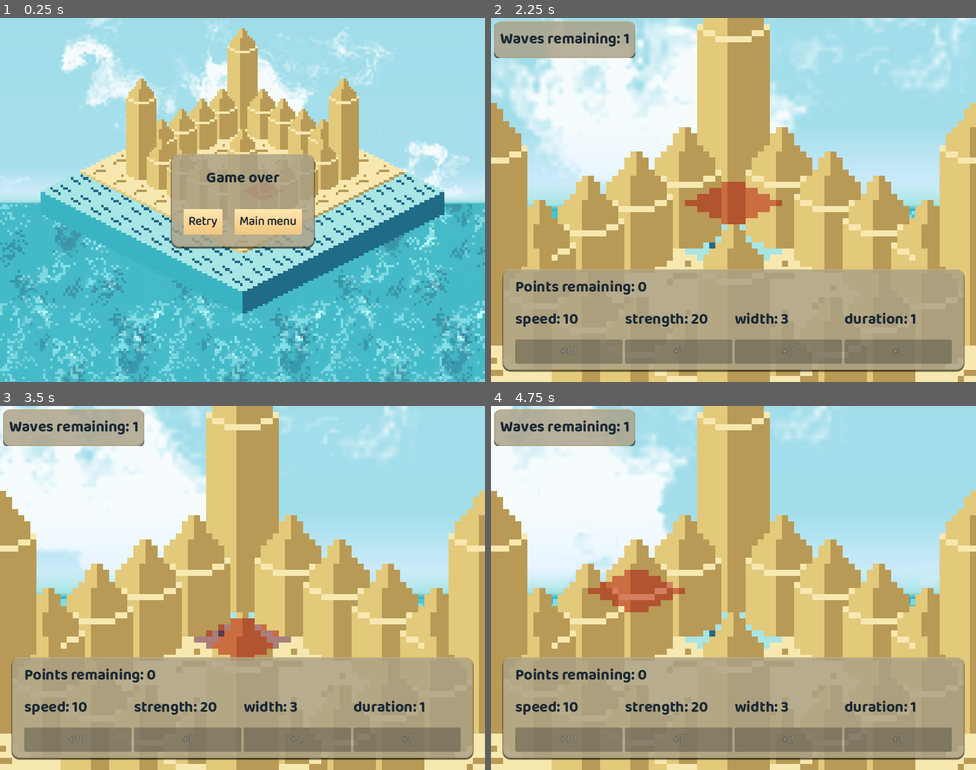
Above: before the commit, frames 1-4 (two rows, left to right).
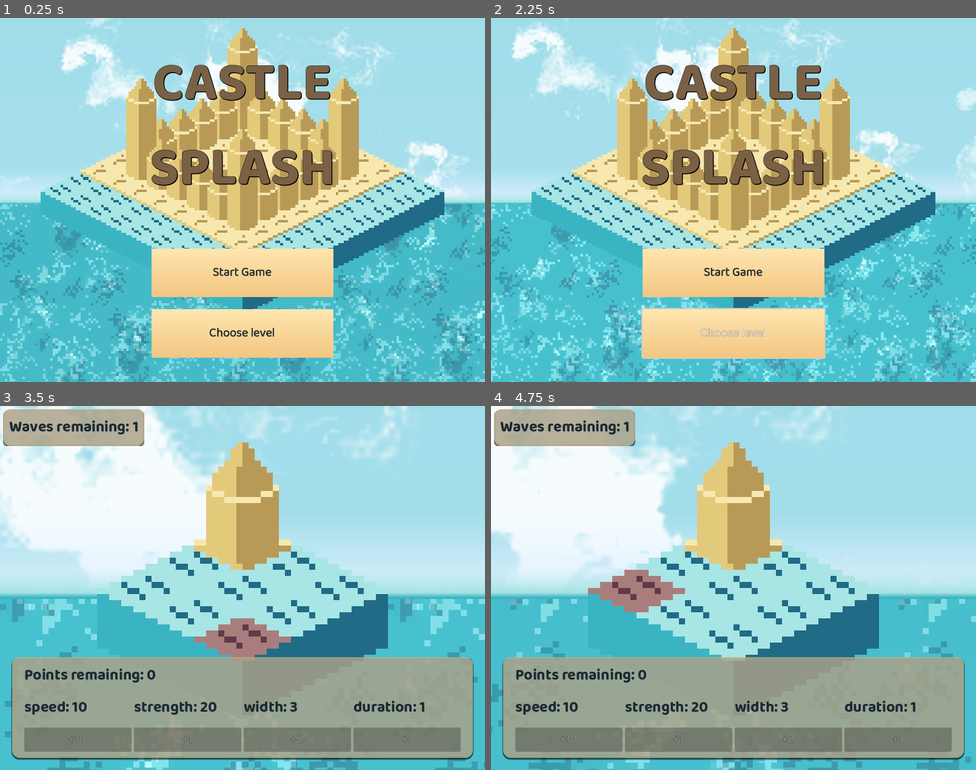
Above: after the commit, the same moments.

Repository: macmist/game-off-2025-waves
Game: Godot game, scene res://main_menu.tscn
Two runs of this game, one before a commit and one after it. Both use one fixed random seed, a clock stepped at 60 frames per second and the inputs below. Before the commit the project starts from res://scene.tscn.
Inputs (mouse positions are in pixels of both pictures, inside the frame that each line leads up to):
- Up to frame 1 (0.25 s): no input
- Up to frame 2 (2.25 s): click (757, 221) at 0.5 s, where only the run before the commit has a clickable "Main menu"; click (733, 334) at 1.25 s, where only the run after the commit has a clickable "Choose level"; click (694, 221) at 2 s, where only the run before the commit has a clickable "Retry"
- Up to frame 3 (3.5 s): click (242, 660) at 2.75 s, where only the run after the commit has a clickable "Start Game"
- Up to frame 4 (4.75 s): move the mouse to (840, 569) at 3.52 s; click (840, 569) at 3.67 s; move the mouse to (636, 606) at 4.27 s; click (636, 606) at 4.42 s

The runs differ from the first frame. In frame 1, 20% of the frame differs, in the area x 31-69%, y 12-94%; in frame 2, 81%, in the area x 0-100%, y 0-100%; in frame 3, 47%; in frame 4, 47%.

Commit message:
feat: added scene switchingbetween main menu and game

Diff:
--- a/scene.tscn
+++ b/game_scene.tscn
@@ -27,7 +27,6 @@
 script = ExtResource("1_xlmfs")
 
 [node name="InGameMenu" parent="." instance=ExtResource("1_kvf8t")]
-visible = false
 
 [node name="SkyBackground" parent="." instance=ExtResource("3_c7nnf")]
 
@@ -63,6 +62,7 @@
 position = Vector2(124, 73)
 ocean_sprite = NodePath("../Ocean")
 horizon = NodePath("../Horizon")
+main_menu = false
 
 [node name="ParallaxBackground" type="ParallaxBackground" parent="."]
 
@@ -76,6 +76,7 @@
 texture = SubResource("CanvasTexture_7o5go")
 
 [node name="Game Over" parent="." instance=ExtResource("10_kmn2t")]
+visible = false
 
 [node name="Level Clear" parent="." instance=ExtResource("11_1pchb")]
 visible = false
--- a/level_generator.gd
+++ b/level_generator.gd
@@ -83,6 +83,8 @@
 func _ready() -> void:
 	if main_menu:
 		setup_main_menu()
+	else:
+		setup(Game.level.current)
 
 
 func setup_main_menu():
--- /dev/null
+++ b/main_menu.gd
@@ -0,0 +1,7 @@
+extends Node2D
+
+const GAME_SCENE = "res://game_scene.tscn"
+
+func _on_start_pressed() -> void:
+	Game.level.current = 0
+	get_tree().change_scene_to_file(GAME_SCENE)
--- a/main_menu.tscn
+++ b/main_menu.tscn
@@ -1,6 +1,6 @@
 [gd_scene load_steps=10 format=3 uid="uid://f8ai2ql5oe8h"]
 
-[ext_resource type="Script" path="res://game_controller.gd" id="1_35a2i"]
+[ext_resource type="Script" path="res://main_menu.gd" id="1_jrvm2"]
 [ext_resource type="PackedScene" uid="uid://bjbne260tsm63" path="res://components/SkyBackground.tscn" id="3_5j6mk"]
 [ext_resource type="PackedScene" uid="uid://ny78w53hk7bn" path="res://ocean.tscn" id="4_x2bk6"]
 [ext_resource type="FontFile" uid="uid://bjerha4gn6v7p" path="res://fonts/Baloo2-Bold.ttf" id="5_mgcli"]
@@ -28,7 +28,7 @@
 shadow_color = Color(0, 0, 0, 1)
 
 [node name="root" type="Node2D"]
-script = ExtResource("1_35a2i")
+script = ExtResource("1_jrvm2")
 
 [node name="SkyBackground" parent="." instance=ExtResource("3_5j6mk")]
 
@@ -96,12 +96,14 @@
 theme_override_constants/separation = 20
 alignment = 1
 
-[node name="Button" type="Button" parent="MainMenu/Control/MarginContainer/VBoxContainer"]
+[node name="Start" type="Button" parent="MainMenu/Control/MarginContainer/VBoxContainer"]
 custom_minimum_size = Vector2(300, 80)
 layout_mode = 2
 text = "Start Game"
 
-[node name="Button2" type="Button" parent="MainMenu/Control/MarginContainer/VBoxContainer"]
+[node name="Choose level" type="Button" parent="MainMenu/Control/MarginContainer/VBoxContainer"]
 custom_minimum_size = Vector2(300, 80)
 layout_mode = 2
 text = "Choose level"
+
+[connection signal="pressed" from="MainMenu/Control/MarginContainer/VBoxContainer/Start" to="." method="_on_start_pressed"]
--- a/project.godot
+++ b/project.godot
@@ -11,7 +11,7 @@
 [application]
 
 config/name="Castle Splash"
-run/main_scene="res://scene.tscn"
+run/main_scene="res://main_menu.tscn"
 config/features=PackedStringArray("4.3", "GL Compatibility")
 config/icon="res://icon.svg"
 
--- a/scripts/game.gd
+++ b/scripts/game.gd
@@ -13,6 +13,7 @@
 var points_remaining: EditableInt = EditableInt.new(0)
 var level: EditableInt = EditableInt.new(0)
 
+const MAIN_MENU_SCENE = "res://main_menu.tscn"
 
 func try_game_over():
 	if num_of_waves.current == 0 &&  get_tree().get_node_count_in_group("Wave") <= 1:
@@ -27,7 +28,8 @@
 	start_level.emit(level.current)
 
 func main_menu():
-	pass
+	get_tree().change_scene_to_file(MAIN_MENU_SCENE)
+
 
 func next_level():
 	level.current += 1
